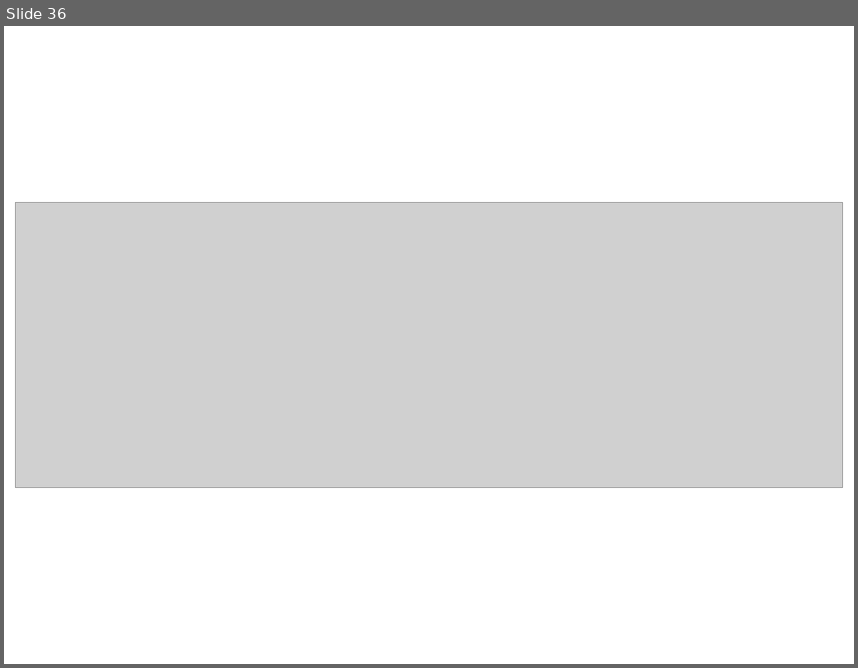
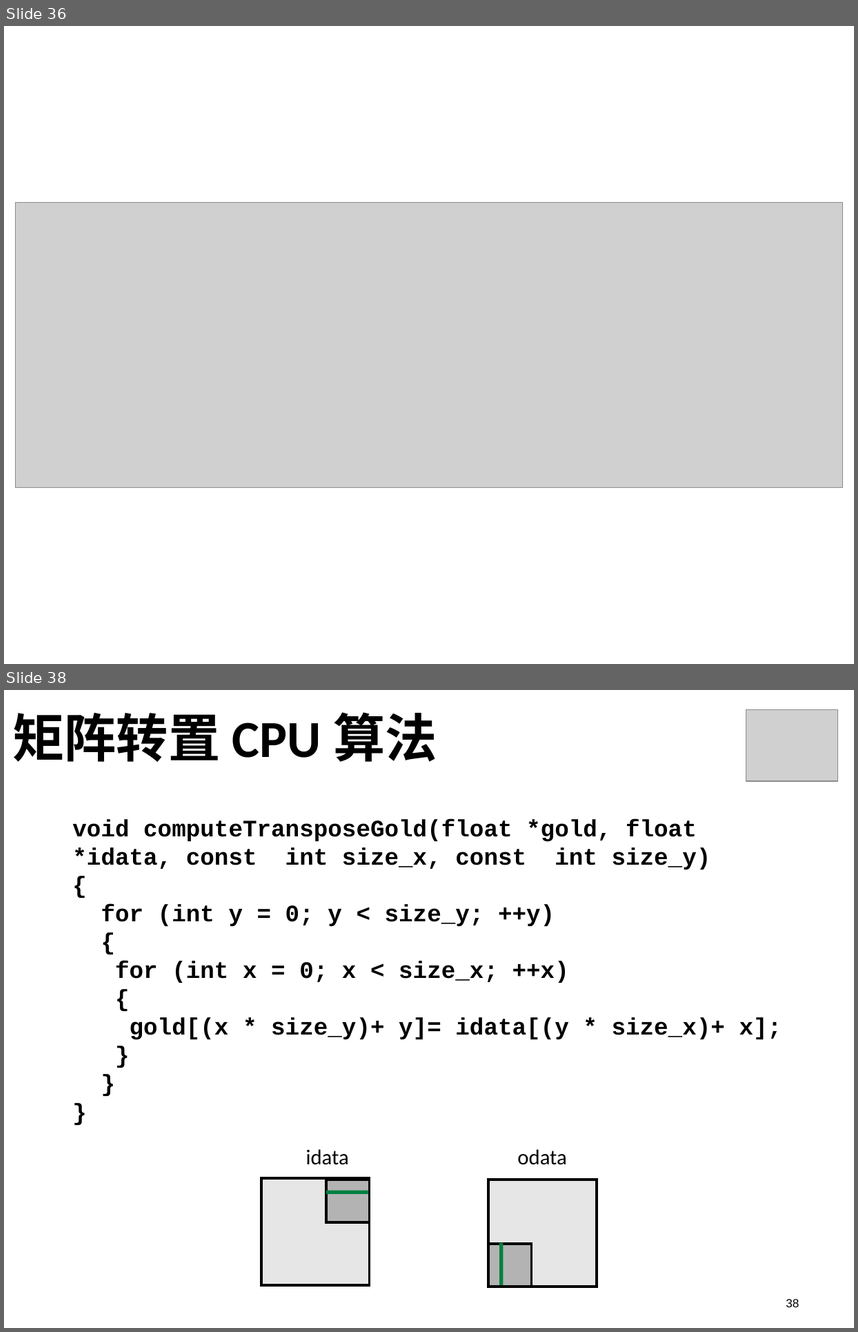
Before and after one commit to soulsheng/CUDA-Practice, a slide deck: doc/CUDA编程实训_day1_pm(20141219Liu).pptx. Shown one above the other, each under a label of ours: slide 36 before the commit, slides 36 and 38 after it; the slides between them are not shown. The pictures are 858x668 and 858x1332 pixels, drawn with LibreOffice and Linux fonts; fonts in the diff are those of the drawing; grey boxes stand for pictures. Boxes give left, top, right and bottom in pixels: in the first picture for what was removed or moved away, otherwise in the second. Text is boxed around its words. In the diff, an @@ line names an element or a change of style, - is before the commit and + after.

```diff
--- a/doc/CUDA编程实训_day1_pm(20141219Liu).pptx
+++ b/doc/CUDA编程实训_day1_pm(20141219Liu).pptx
@@ slide 38 added at bbox=[4, 690, 854, 1328], background #FFFFFF @@
@@ picture added at bbox=[746, 709, 838, 781] @@
@@ title added at bbox=[12, 712, 437, 762], 44 pt, text #000000, bold @@
+矩阵转置 CPU 算法
@@ text added at bbox=[72, 819, 782, 1040], 20 pt, text #000000, bold @@
+void computeTransposeGold(float *gold, float *idata, const int size_x, const int size_y)
+{
+for (int y = 0; y < size_y; ++y)
+{
+for (int x = 0; x < size_x; ++x)
+{
+gold[(x * size_y)+ y]= idata[(y * size_x)+ x];
+}
+}
+}
@@ group added at bbox=[261, 1149, 597, 1286]: 4 rectangles, 2 texts, 2 lines @@
+idata
+odata
@@ page number added at bbox=[786, 1299, 799, 1307], 10 pt, text #000000 @@
+38
```
Also in this commit, not shown: 2 slides changed, 5 other slides added.
